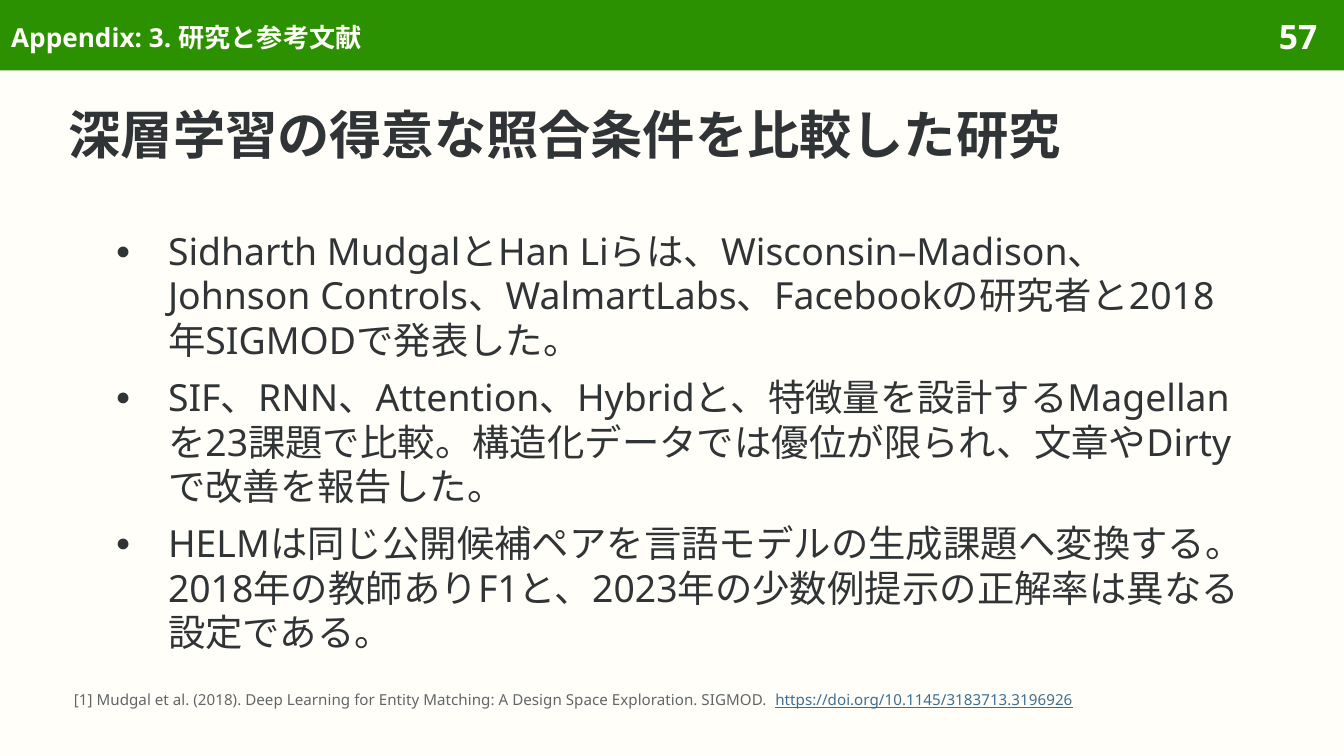
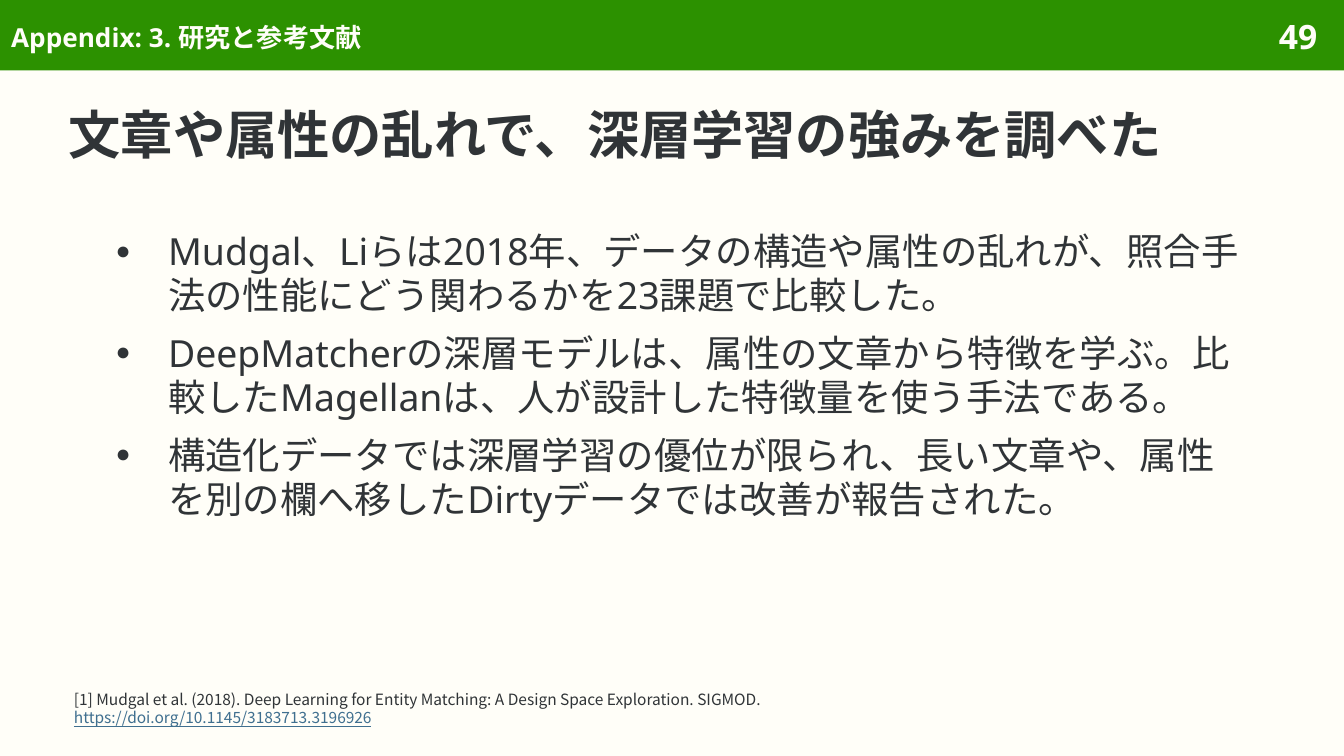
Before and after one commit to sasakiy84/datasets-in-10-minutes, a slide deck: slide 49 of slides/datasets-in-10-minutes-entity-matching.pptx (slide 57 before the commit). Drawn at 1344x756 pixels with LibreOffice and Linux fonts; fonts in the diff are those of the drawing. Boxes give left, top, right and bottom in pixels: in the first picture for what was removed or moved away, otherwise in the second. Text is boxed around its words. In the diff, an @@ line names an element or a change of style, - is before the commit and + after.

Commit message:
Rebuild entity matching around DeepMatcher datasets and record linkage

```diff
--- a/slides/datasets-in-10-minutes-entity-matching.pptx
+++ b/slides/datasets-in-10-minutes-entity-matching.pptx
@@ page number at (1279,24,1317,50): text changed @@
-57
+49
@@ title at (69,109,1162,159): text changed @@
-深層学習の得意な照合条件を比較した研究
+文章や属性の乱れで、深層学習の強みを調べた
@@ text at (168,233,1239,522): text changed @@
-● Sidharth MudgalとHan Liらは、Wisconsin–Madison、Johnson Controls、WalmartLabs、Facebookの研究者と2018年SIGMODで発表した。
-● SIF、RNN、Attention、Hybridと、特徴量を設計するMagellanを23課題で比較。構造化データでは優位が限られ、文章やDirtyで改善を報告した。
-● HELMは同じ公開候補ペアを言語モデルの生成課題へ変換する。2018年の教師ありF1と、2023年の少数例提示の正解率は異なる設定である。
+● Mudgal、Liらは2018年、データの構造や属性の乱れが、照合手法の性能にどう関わるかを23課題で比較した。
+● DeepMatcherの深層モデルは、属性の文章から特徴を学ぶ。比較したMagellanは、人が設計した特徴量を使う手法である。
+● 構造化データでは深層学習の優位が限られ、長い文章や、属性を別の欄へ移したDirtyデータでは改善が報告された。
@@ text at (74,692,760,727): text changed; size 8.1 to 8.3 pt; font Noto Sans to Noto Sans CJK JP; text colour #626669 to #303437 @@
-[1] Mudgal et al. (2018). Deep Learning for Entity Matching: A Design Space Exploration. SIGMOD. https://doi.org/10.1145/3183713.3196926
+[1] Mudgal et al. (2018). Deep Learning for Entity Matching: A Design Space Exploration. SIGMOD.
+https://doi.org/10.1145/3183713.3196926
```
Also in this commit, not shown: 44 other slides changed, 5 slides added, 13 slides removed, 44 other files.
